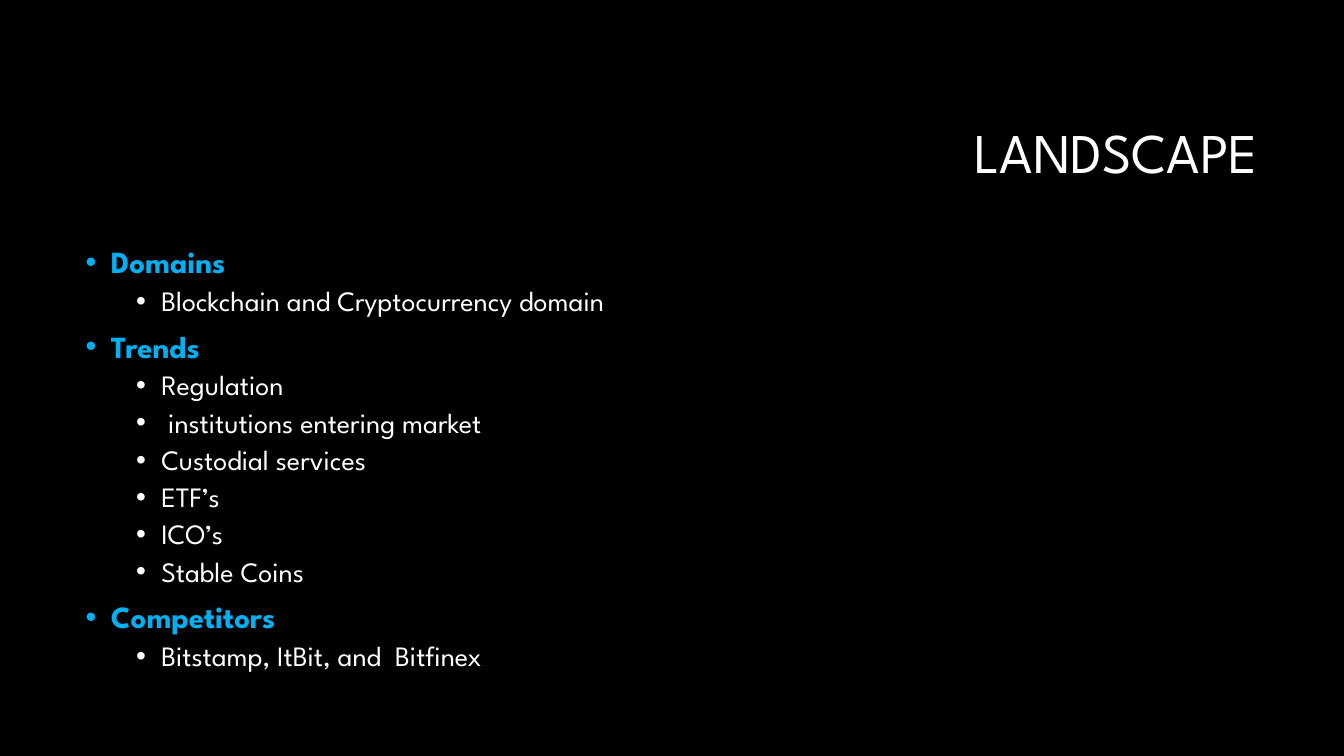
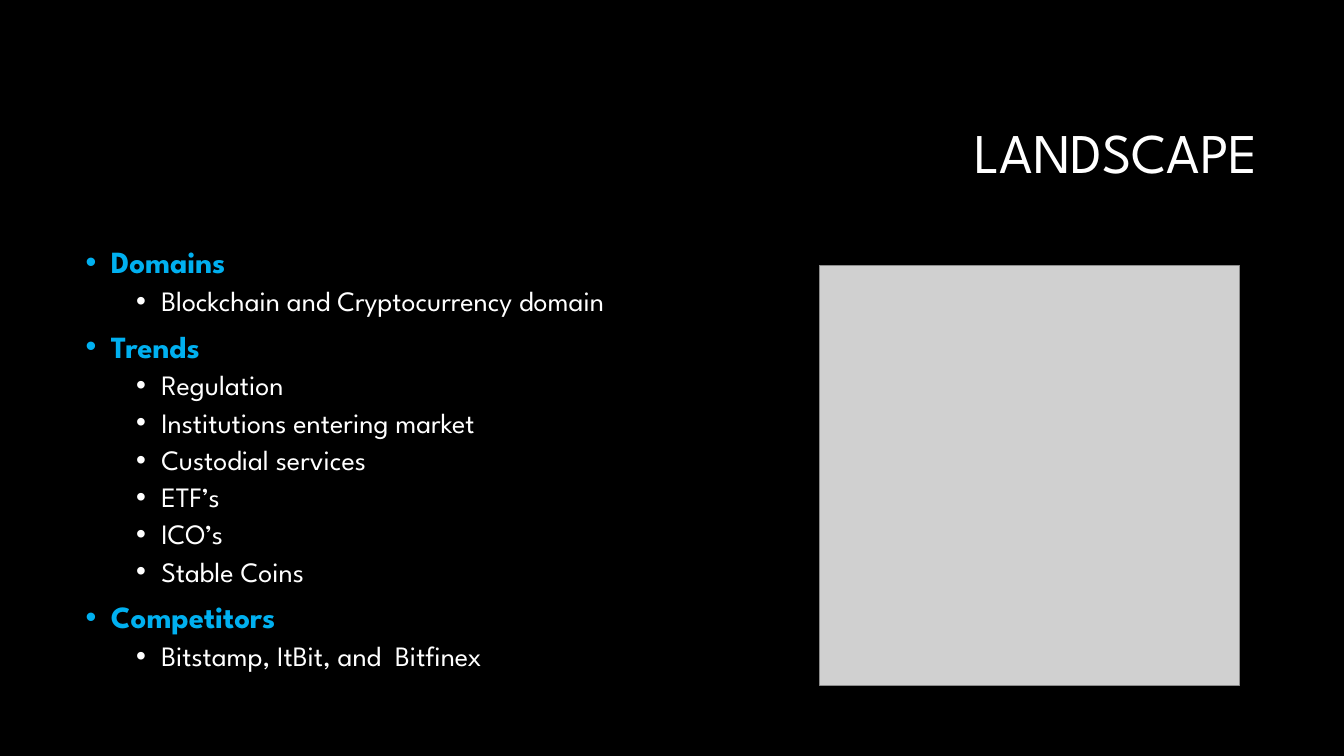
Before and after one commit to gesmith0606/Coinbase_Casestudy, a slide deck: slide 4 of FinTech Coinbase slides.pptx. Drawn at 1344x756 pixels with LibreOffice and Linux fonts; fonts in the diff are those of the drawing; grey boxes stand for pictures; background and template pictures are left out. Boxes give left, top, right and bottom in pixels: in the first picture for what was removed or moved away, otherwise in the second. Text is boxed around its words. In the diff, an @@ line names an element or a change of style, - is before the commit and + after.

Commit message:
Added pictures and formatted

```diff
--- a/FinTech Coinbase slides.pptx
+++ b/FinTech Coinbase slides.pptx
@@ picture added at [820, 265, 1240, 686] @@
@@ text at [161, 413, 474, 439]: text changed @@
-  • institutions entering market
+  • Institutions entering market
```
Also in this commit, not shown: 5 other slides changed.
